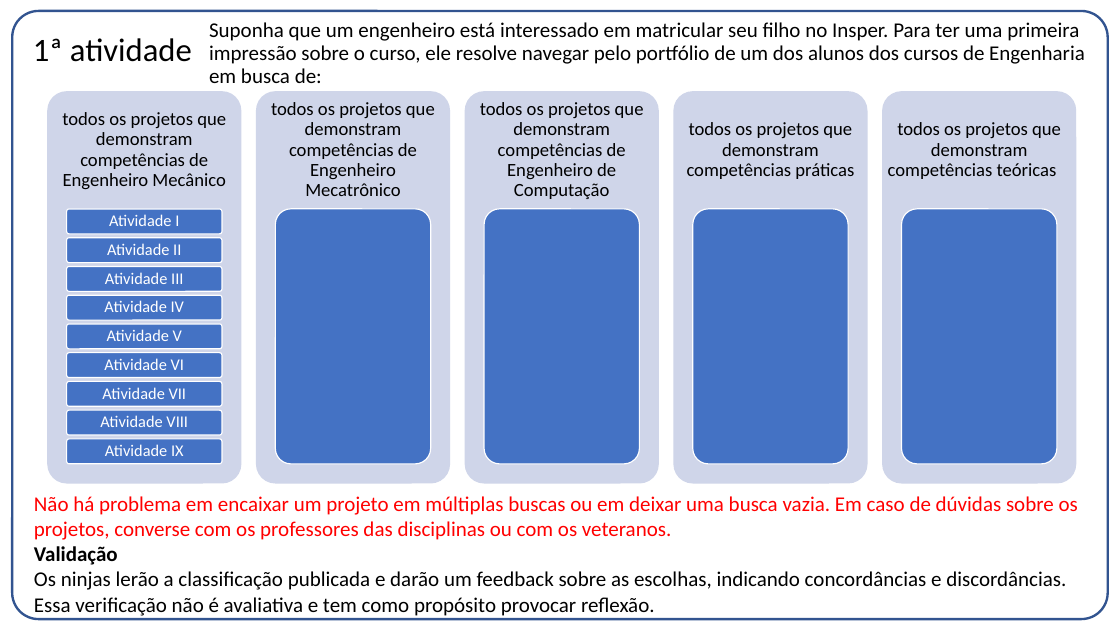
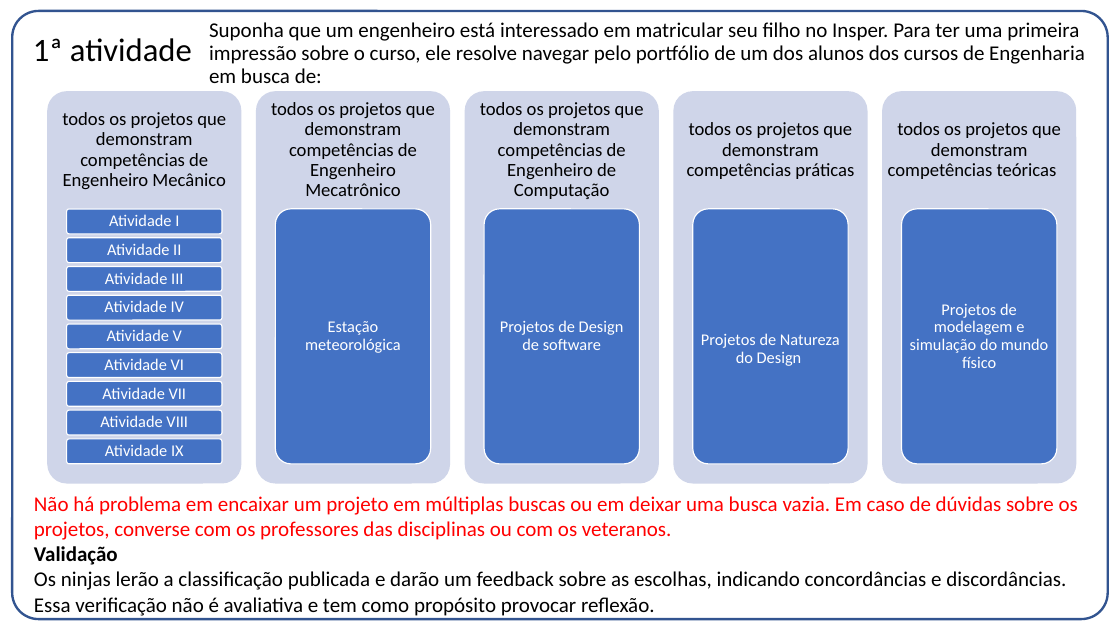
Before and after one commit to FelippeTeracini/J.L-Inc., a slide deck: slide 4 of Entrega01.pptx. Drawn at 1120x630 pixels with LibreOffice and Linux fonts; fonts in the diff are those of the drawing. Boxes give left, top, right and bottom in pixels: in the first picture for what was removed or moved away, otherwise in the second. Text is boxed around its words. In the diff, an @@ line names an element or a change of style, - is before the commit and + after.

```diff
--- a/Entrega01.pptx
+++ b/Entrega01.pptx
@@ group added at [305, 303, 1048, 368]: 4 texts @@
+Estação meteorológica
+Projetos de Design de software
+Projetos de Natureza do Design
+Projetos de modelagem e simulação do mundo físico
```
Also in this commit, not shown: 3 other slides changed, 2 slides added, 2 slides removed.
